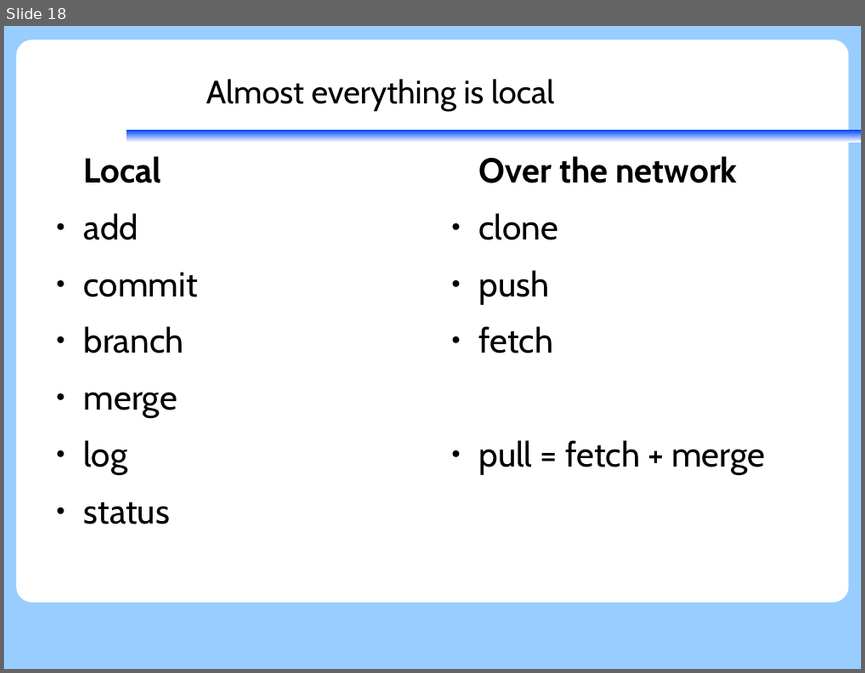
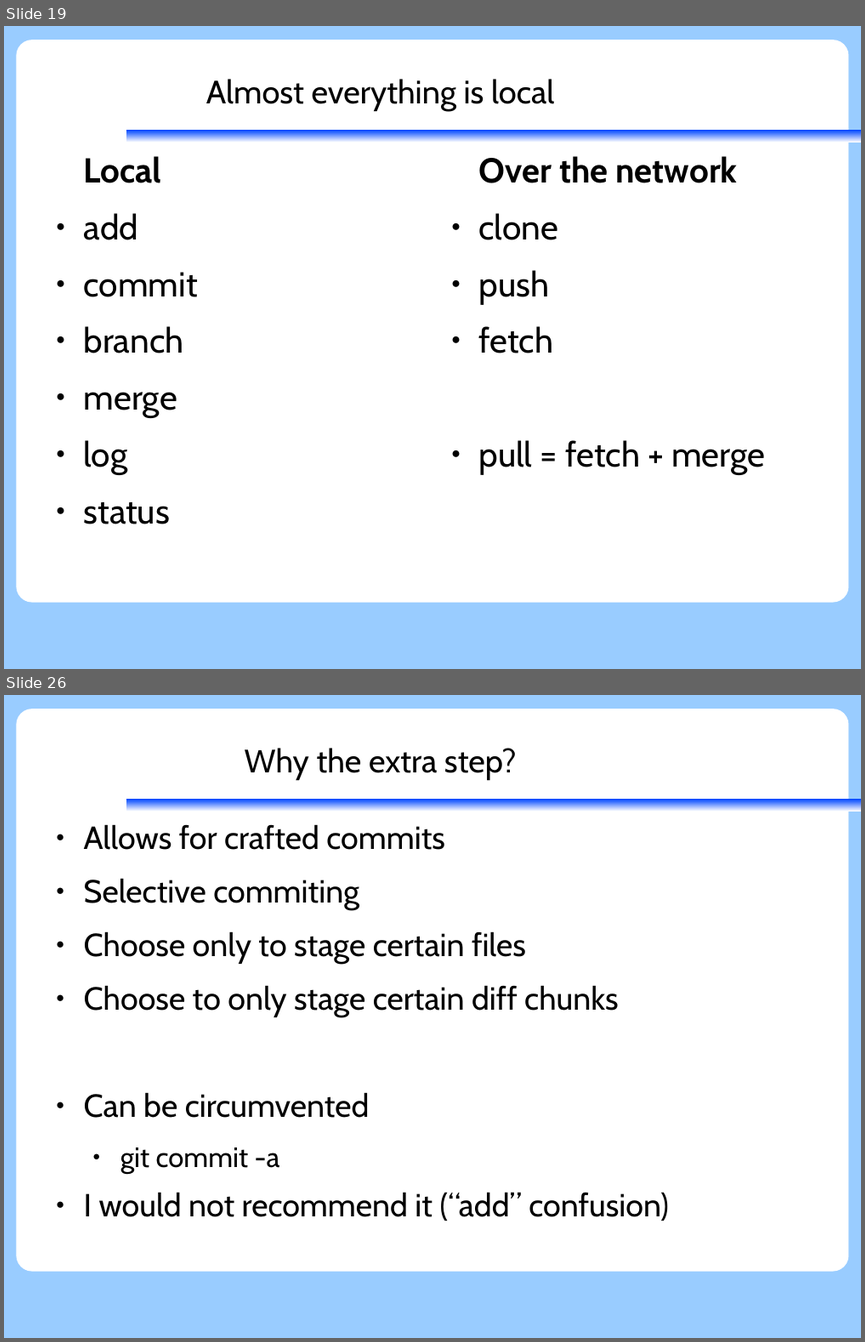
Before and after one commit to KennethNielsen/presentations, a slide deck: git/git.odp. Shown one above the other, each under a label of ours: slide 18 before the commit, slides 19 and 26 after it; the slides between them are not shown. The pictures are 865x673 and 865x1342 pixels, drawn with LibreOffice and Linux fonts; fonts in the diff are those of the drawing; background and template pictures are left out. Boxes give left, top, right and bottom in pixels: in the first picture for what was removed or moved away, otherwise in the second. Text is boxed around its words. In the diff, an @@ line names an element or a change of style, - is before the commit and + after.

```diff
--- a/git/git.odp
+++ b/git/git.odp
@@ slide 26 added at (4, 695, 861, 1338), background #99CCFF; not listed: 2 template elements that a slide beside it also shows @@
@@ title added at (245, 748, 517, 780), 30 pt, text #000000 @@
+Why the extra step?
@@ text added at (84, 824, 669, 1220), 29.6 pt, text #000000 @@
+● Allows for crafted commits
+● Selective commiting
+● Choose only to stage certain files
+● Choose to only stage certain diff chunks
+● Can be circumvented
+  ● git commit -a
+● I would not recommend it (“add” confusion)
@@ what was slide 18 is now slide 19 @@
```
Also in this commit, not shown: 3 slides changed, 16 other slides added.
